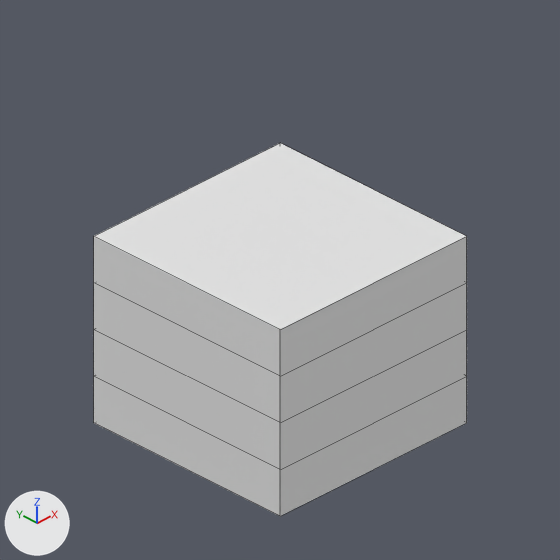
A saved change to the Blender file rct2/scenery/WallsAndRoofs/WALLCB32_Wall/WALLCB32_V001.blend.
Both versions are drawn from the file's camera 'Camera'. Every picture has the same lights, and +X, +Y and +Z are marked at lower left. Mesh edges are drawn as thin lines. The same objects are shown in both versions, whatever each file hides.
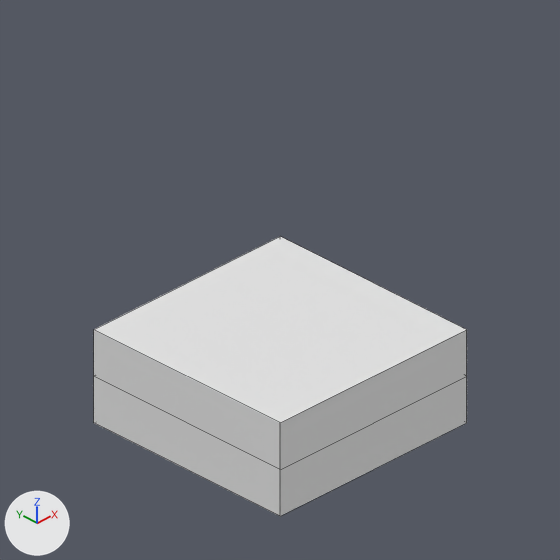
Boxes [x1, y1, x2, y2] around the edits, measured in the pictures (560 x 560 px):
'Cube.001', modifiers changed (25% shorter)
    before: [94, 143, 467, 516]
    after: [94, 236, 467, 516]

What the commit changed:
Object 'Cube.001' (ob_cube_001) has a ARRAY modifier named 'Array'.
Modifier setting removed (it was count = 4).
